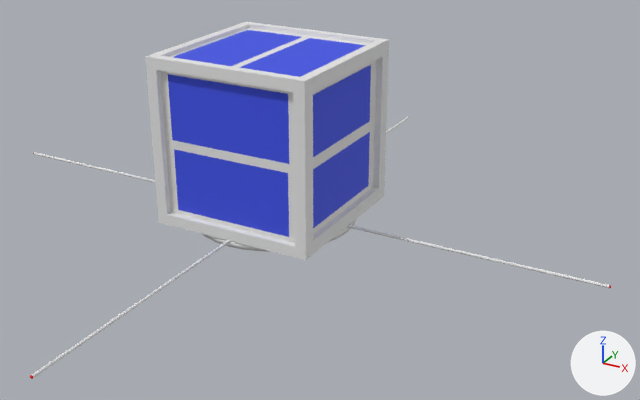
Before and after pictures for a commit that changed the FBX model Bloop/Assets/cubesat.fbx.
Both versions are drawn from a 50 mm lens placed at (5.25, -8.42, 3.46), pointed at (0.63, -0.01, -0.75). The axes (+X, +Y, +Z) are drawn at lower right. The lights are the same throughout. Where no turn or scale is listed for an object, it has been applied to the vertices.

The scene before the commit, as lines of its bpy script (objects in view):
```python
mat_frame = principled_material('frame')
mat_frame.base_color = (0.8, 0.8, 0.8)  # white #e7e7e7
mat_frame.roughness = 0.69
me_cube_001 = bpy.data.meshes.new('Cube.001')
me_cube_001.from_pydata(...)  # 154 vertices, 152 faces; spans x -1.0..1.0, y -1.0..1.0, z -1.0..1.0
# faces by material slot: [136, 16]
me_cube_001.materials.append(mat_frame)  # white #e7e7e7
me_cube_001.materials.append(mat_panel)  # blue #3e51e7
me_cylinder_001 = bpy.data.meshes.new('Cylinder.001')
me_cylinder_001.from_pydata(...)  # a 32-sided cylinder along x spanning x -4.01..4.01, y -0.02..0.02, z -0.02..0.02
me_cylinder_001.materials.append(mat_material)  # white #e7e7e7
me_cylinder_002 = bpy.data.meshes.new('Cylinder.002')
me_cylinder_002.from_pydata(...)  # a 32-sided cylinder along y spanning x -0.02..0.02, y -4.01..4.01, z -0.02..0.02
me_cylinder_002.materials.append(mat_material)  # white #e7e7e7
ob_cube = bpy.data.objects.new('Cube', me_cube_001)
ob_cube.location = (0.0, 0.0, 0.0)
ob_cylinder = bpy.data.objects.new('Cylinder', me_cylinder_001)
ob_cylinder.location = (0.0, 0.001, -1.005)
ob_cylinder_001 = bpy.data.objects.new('Cylinder.001', me_cylinder_002)
ob_cylinder_001.location = (0.0, 0.001, -1.005)
```
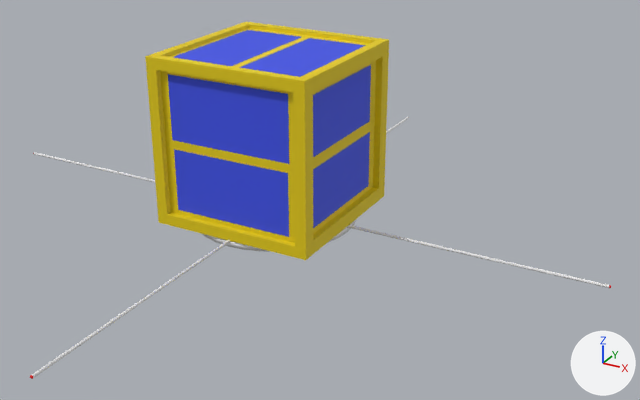
Where the change shows, as pixel boxes [x1, y1, x2, y2] in the pictures (640 x 400 px):
'Cube', recoloured (white to yellow)
    both: [145, 22, 389, 260]

The change, as a list of edits to the scene's bpy script:
```text
Change mat_frame:
    mat_frame.base_color: (0.8, 0.8, 0.8) -> (0.8, 0.611, 0.0)  # white #e7e7e7 -> yellow #e7cd00
```
